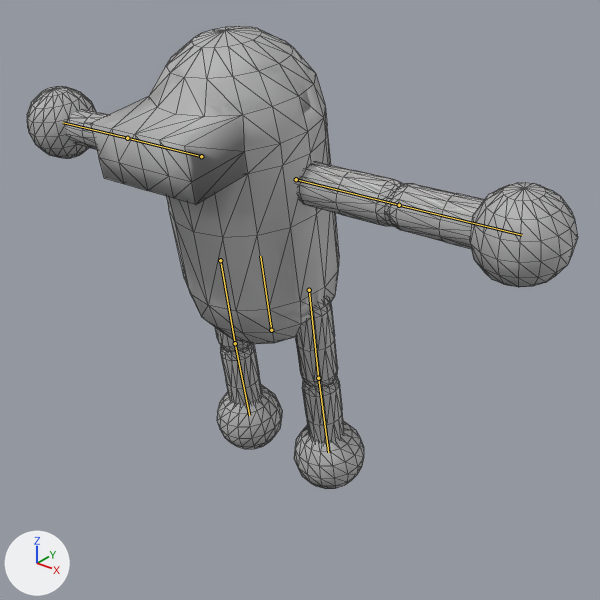
The glTF model models/giants/pill_giant/PillGiant.glb: old version first, new version second.
Rendered twice from a camera (50 mm lens) standing at (6.46, -6.98, 3.11) and looking at (0.66, 0.27, -1.39). Every picture has the same lights, and +X, +Y and +Z are marked at lower left. The first picture is the older version. The bones that change are drawn over the model as lines. Mesh edges are drawn as thin lines.
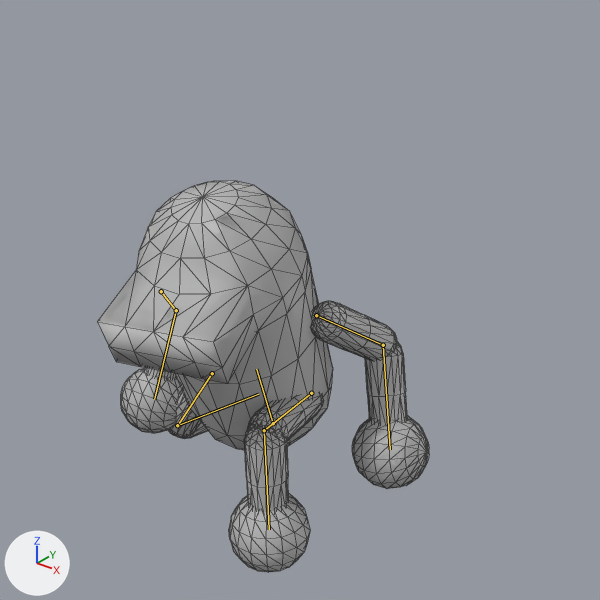
The newer file adds an action. The first version stands in its rest pose; the second is drawn at frame 36 of the action 'ATTACK_LEG_LEFT'.

Pixel boxes (x1, y1, x2, y2) of what changed, in the pictures (600 x 600 px):
'Sphere.001', posed (40% narrower, 15% shorter)
    before: (27, 26, 578, 489)
    after: (97, 181, 429, 573)
bone 'Body', root to tip
    before: (271, 330) to (260, 256)
    after: (273, 423) to (256, 369)
bone 'Thigh.L', root to tip
    before: (309, 290) to (318, 378)
    after: (311, 393) to (264, 430)
bone 'Calf.L', root to tip
    before: (318, 378) to (328, 452)
    after: (264, 430) to (269, 529)
bone 'Upperarm.L', root to tip
    before: (296, 179) to (399, 205)
    after: (316, 315) to (383, 345)
bone 'Forearm.L', root to tip
    before: (399, 205) to (522, 235)
    after: (383, 345) to (390, 449)
bone 'Thigh.R', root to tip
    before: (220, 260) to (235, 343)
    after: (212, 373) to (177, 425)
bone 'Calf.R', root to tip
    before: (235, 343) to (249, 415)
    after: (177, 425) to (258, 394)
bone 'Upperarm.R', root to tip
    before: (201, 156) to (127, 138)
    after: (161, 291) to (176, 310)
bone 'Forearm.R', root to tip
    before: (127, 138) to (63, 122)
    after: (176, 310) to (154, 399)

The change in detail:
Bone 'Body' (bone_body) moves from (0.0, 0.0, 0.0) to (0.0, -1.48, 0.26).
Bone 'Body' (bone_body) turns from (0, 0, 0) to (10, 15, 0) degrees about its own x, y and z.
Bone 'Thigh.L' (bone_thigh_l) turns from (0, 0, 0) to (-1, 1, -119) degrees about its own x, y and z.
Bone 'Calf.L' (bone_calf_l) turns from (0, 0, 0) to (0, 0, 94) degrees about its own x, y and z.
Bone 'Upperarm.L' (bone_upperarm_l) moves from (0.0, 0.0, 0.0) to (0.0, 0.33, 0.0).
Bone 'Upperarm.L' (bone_upperarm_l) turns from (0, 0, 0) to (34, 29, 84) degrees about its own x, y and z.
Bone 'Forearm.L' (bone_forearm_l) turns from (0, 0, 0) to (-74, -29, 13) degrees about its own x, y and z.
Bone 'Thigh.R' (bone_thigh_r) turns from (0, 0, 0) to (39, 26, 31) degrees about its own x, y and z.
Bone 'Calf.R' (bone_calf_r) turns from (0, 0, 0) to (0, 0, -104) degrees about its own x, y and z.
Bone 'Upperarm.R' (bone_upperarm_r) moves from (0.0, 0.0, 0.0) to (0.0, 0.32, 0.0).
Bone 'Upperarm.R' (bone_upperarm_r) turns from (0, 0, 0) to (34, -29, -84) degrees about its own x, y and z.
Bone 'Forearm.R' (bone_forearm_r) turns from (0, 0, 0) to (-74, 29, -13) degrees about its own x, y and z.
